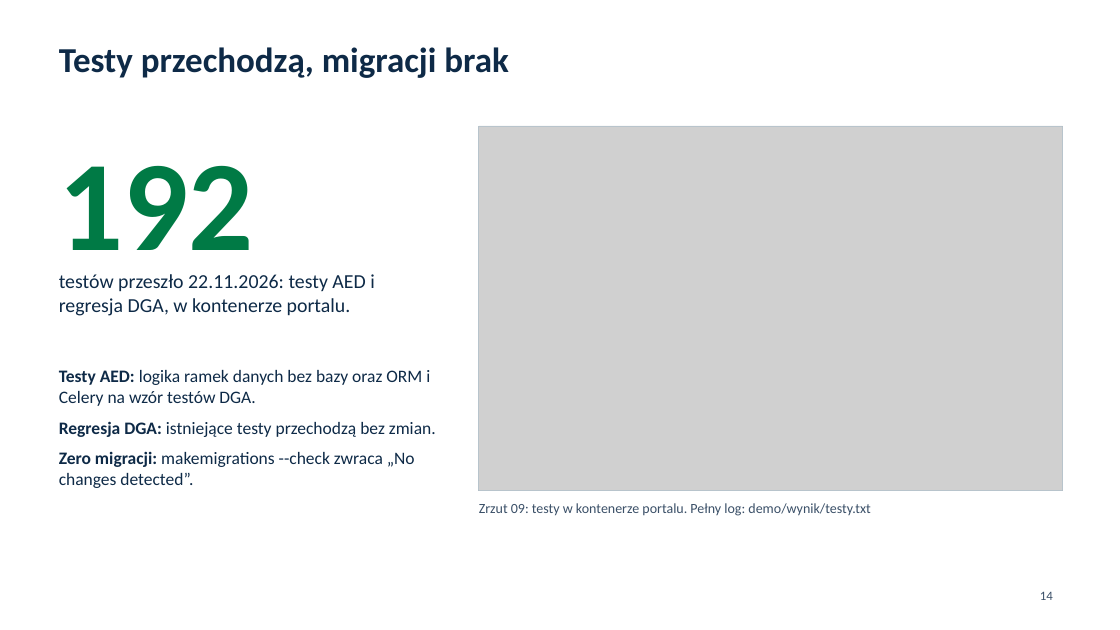
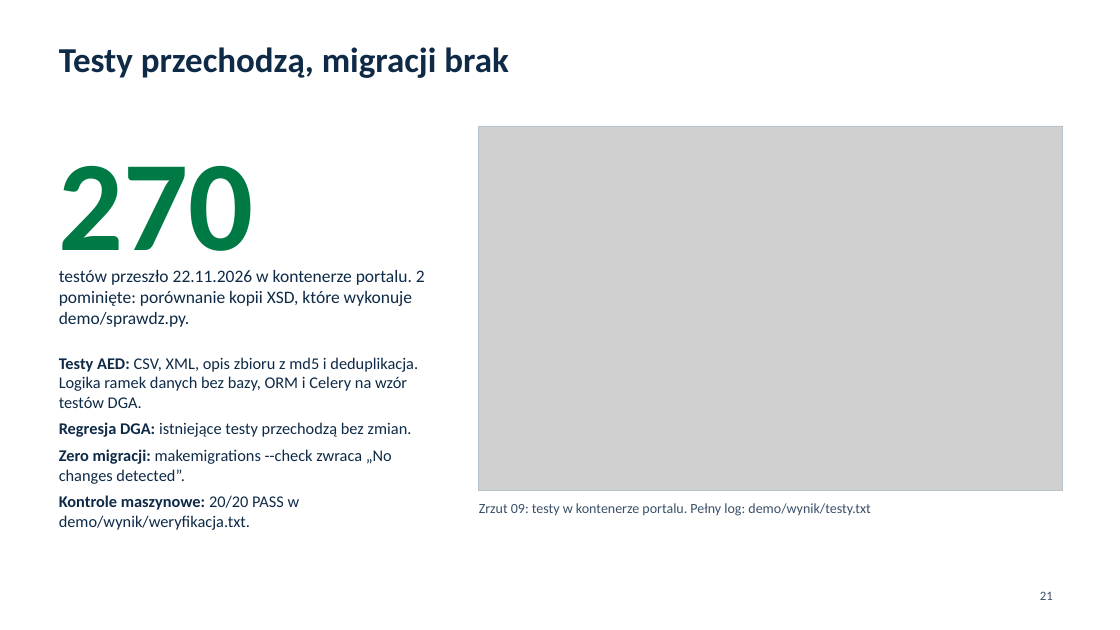
Before and after one commit to Bleidhu/Hack_Nation_2026_Open_AED, a slide deck: slide 21 of ZGLOSZENIE/prezentacja/dane_przezycie_prezentacja.pptx (slide 14 before the commit). Drawn at 1120x630 pixels with LibreOffice and Linux fonts; fonts in the diff are those of the drawing; grey boxes stand for pictures. Boxes give left, top, right and bottom in pixels: in the first picture for what was removed or moved away, otherwise in the second. Text is boxed around its words. In the diff, an @@ line names an element or a change of style, - is before the commit and + after.

Commit message:
ZGLOSZENIE: kopie materiałów v2.1.0, PDF instrukcji, przykłady opisu XML, łatka portalu i teksty do formularza

```diff
--- a/ZGLOSZENIE/prezentacja/dane_przezycie_prezentacja.pptx
+++ b/ZGLOSZENIE/prezentacja/dane_przezycie_prezentacja.pptx
@@ text at box(59, 165, 254, 280): text changed @@
-192
+270
@@ text at box(59, 270, 425, 327): text changed; size 17 to 15 pt @@
-testów przeszło 22.11.2026: testy AED i regresja DGA, w kontenerze portalu.
+testów przeszło 22.11.2026 w kontenerze portalu. 2 pominięte: porównanie kopii XSD, które wykonuje demo/sprawdz.py.
@@ text at box(59, 357, 418, 408): text changed; size 15 to 14 pt @@
-Testy AED: logika ramek danych bez bazy oraz ORM i Celery na wzór testów DGA.
+Testy AED: CSV, XML, opis zbioru z md5 i deduplikacja. Logika ramek danych bez bazy, ORM i Celery na wzór testów DGA.
@@ text "Testy AED: CSV, XML, opis ...": place and size @@
-text "Testy AED: CSV, XML, opis ..." at box(59, 370, 436, 488)
+text "Testy AED: CSV, XML, opis ..." at box(59, 357, 418, 530)
@@ text at box(59, 422, 412, 484): size 15 to 14 pt in "Regresja DGA: istniejące testy przechodzą bez zmian.", "Zero migracji: makemigrations --check zwraca „No changes ..."; less space between paragraphs @@
@@ text at box(59, 495, 300, 530): paragraph added @@
+Kontrole maszynowe: 20/20 PASS w demo/wynik/weryfikacja.txt.
@@ page number at box(1040, 591, 1053, 600): text changed @@
-14
+21
```
Also in this commit, not shown: 12 other slides changed, 9 slides added, 53 other files.
